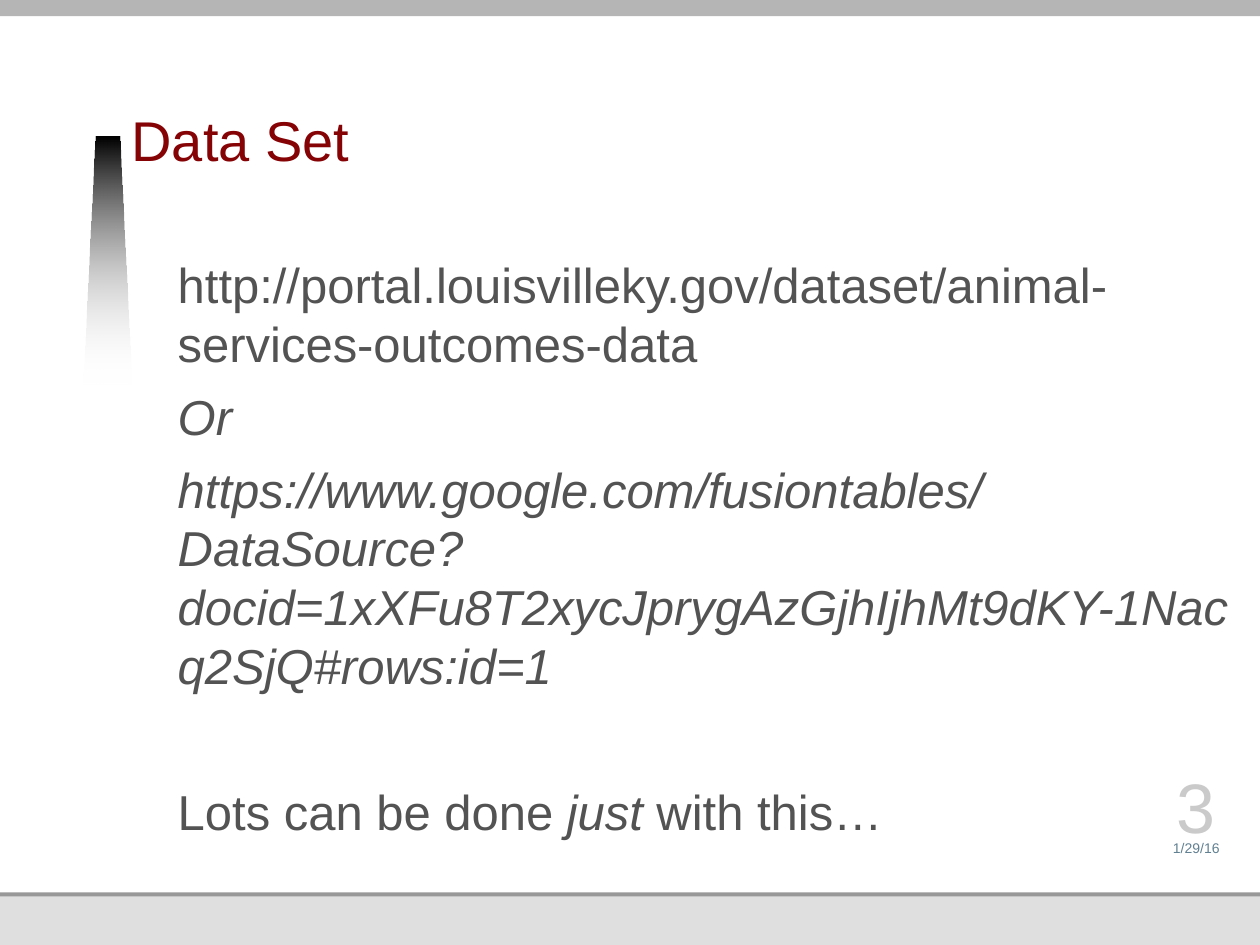
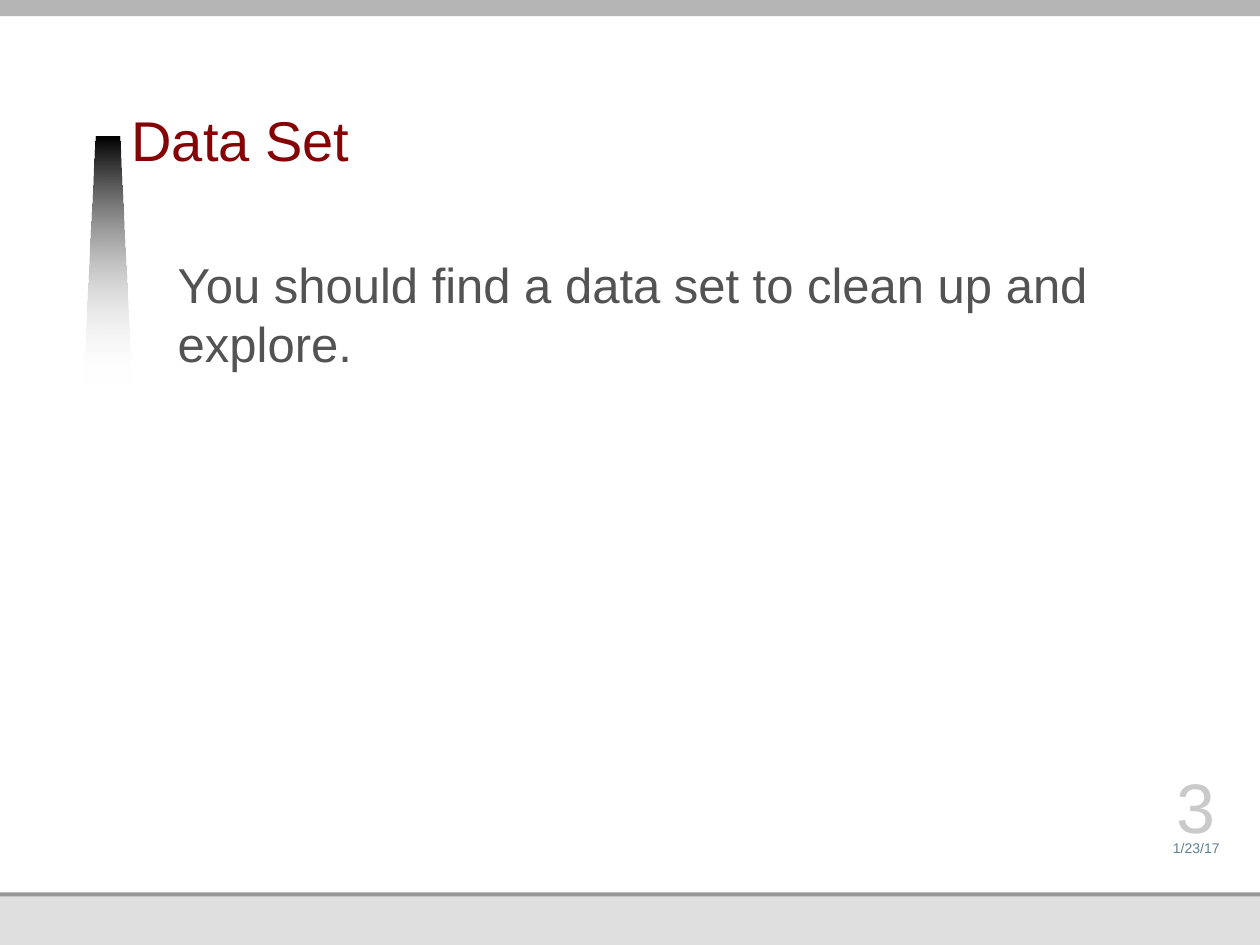
Before and after one commit to jmankoff/data, a slide deck: slide 3 of Lectures/Byte 2 Explore.pptx. Drawn at 1260x945 pixels with LibreOffice and Linux fonts; fonts in the diff are those of the drawing; background and template pictures are left out. Boxes give left, top, right and bottom in pixels: in the first picture for what was removed or moved away, otherwise in the second. Text is boxed around its words. In the diff, an @@ line names an element or a change of style, - is before the commit and + after.

```diff
--- a/Lectures/Byte 2 Explore.pptx
+++ b/Lectures/Byte 2 Explore.pptx
@@ text at (178, 267, 1088, 372): text changed; italic off @@
-http://portal.louisvilleky.gov/dataset/animal-services-outcomes-data
-Or
-https://www.google.com/fusiontables/DataSource?docid=1xXFu8T2xycJprygAzGjhIjhMt9dKY-1Nacq2SjQ#rows:id=1
-Lots can be done just with this…
+You should find a data set to clean up and explore.
@@ text at (1173, 843, 1220, 853): text changed @@
-1/29/16
+1/23/17
```
Also in this commit, not shown: 10 other slides changed, 1 slide added, 18 slides removed.
